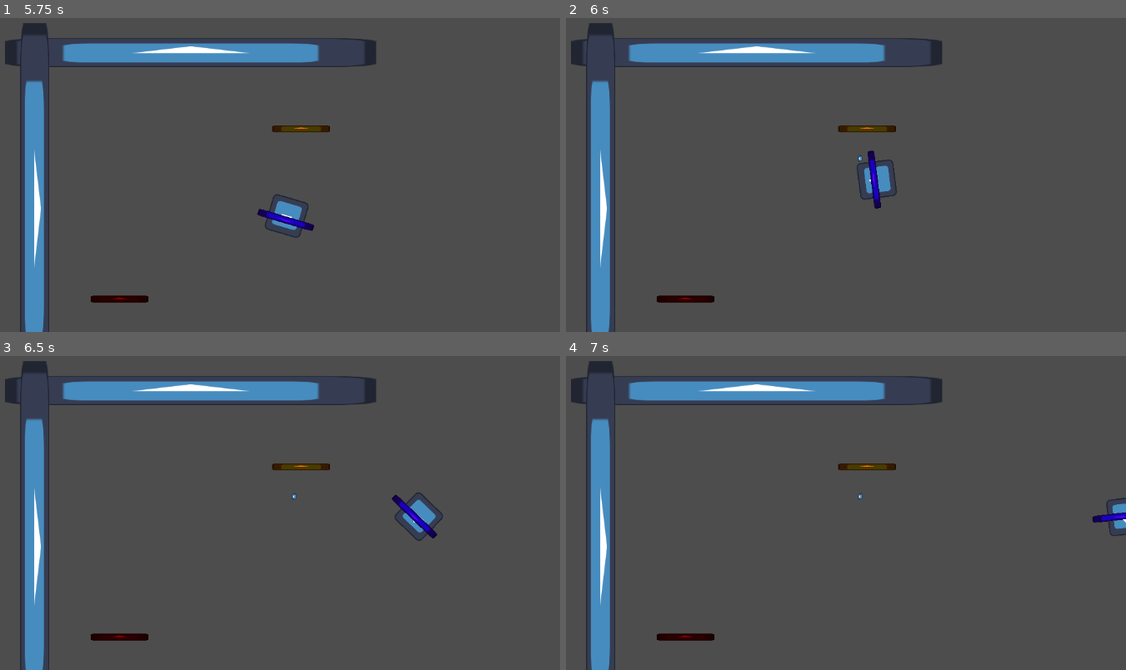
Above: before the commit, frames 1-4 (two rows, left to right).
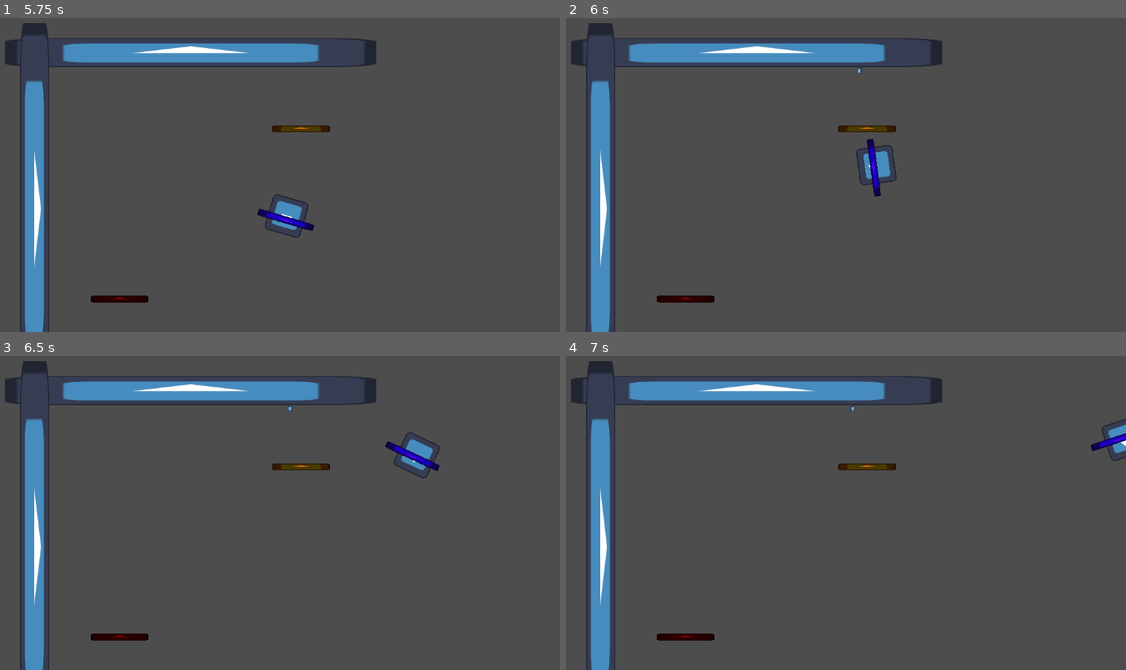
Above: after the commit, the same moments.

Repository: KarumGhag/Hitman4
Game: Godot game, scene res://World/world.tscn
Same seed, same stepped clock (60 frames per second), same inputs: the game is played once before the commit and once after it. The engine's default icon, where the game draws it, is replaced by a stand-in: a white triangle on a blue panel in a dark square.
Inputs (mouse positions are in pixels of both pictures, inside the frame that each line leads up to):
- Up to frame 1 (5.75 s): tap Enter at 0.5, 2 s; move the mouse to (196, 218) at 0.52 s; hold W (up) 0.53-2.03 s; tap Mouse wheel up (last) at 0.6, 3.6 s; tap Space at 1.25, 3.5 s; move the mouse to (425, 200) at 1.27 s; tap Mouse wheel down (next) at 1.35, 4.35 s; move the mouse to (28, 90) at 2.02 s; hold A (left) 2.03-3.53 s; right-click (28, 90) at 2.1 s; move the mouse to (257, 143) at 2.77 s; click (257, 143) at 2.85 s; move the mouse to (128, 52) at 3.52 s; hold S (down) 3.53-4.28 s; move the mouse to (375, 124) at 4.27 s; hold D (right) 4.28-5.03 s; move the mouse to (95, 162) at 5.02 s; hold W (up) from 5.03 s (still down); right-click (95, 162) at 5.1 s
- Up to frame 2 (6 s): move the mouse to (857, 61) at 5.77 s; release W (up) at 5.78 s; hold D (right) from 5.78 s (still down); click (857, 61) at 5.85 s
- Up to frame 3 (6.5 s): keep holding D (right)
- Up to frame 4 (7 s): keep holding D (right); move the mouse to (762, 556) at 6.52 s; tap Mouse wheel up (last) at 6.6 s

Frame 1 is identical in both runs. In frame 2, 0.7% of the frame differs, in the area x 51-60%, y 15-61%; in frame 3, 1.2%, in the area x 51-80%, y 15-59%; in frame 4, 0.7%.

Commit message:
removed all warnings

Diff:
--- a/GunSystem/Bullets/BulletClass.gd
+++ b/GunSystem/Bullets/BulletClass.gd
@@ -20,9 +20,10 @@
 func _ready() -> void:
 	originPoint = global_position
 	hitbox.connect("body_entered", hitBoxBody)
+
 	velocity = speed * direction
 
-func _process(delta) -> void:
+func _process(_delta) -> void:
 	distanceTravelled = global_position.distance_to(originPoint)
 	if (fireDistance != 0) and distanceTravelled >= fireDistance:
 		queue_free()
@@ -39,7 +40,7 @@
 	#	bounces -= 1
 
 
-	#move_and_slide()
+	move_and_slide()
 
 
 
--- a/InventorySystem/itemClass.gd
+++ b/InventorySystem/itemClass.gd
@@ -37,7 +37,7 @@
 func itemReady() -> void:
 	pass
 
-func itemProcess(delta) -> void:
+func itemProcess(_delta) -> void:
 	pass
 
 
